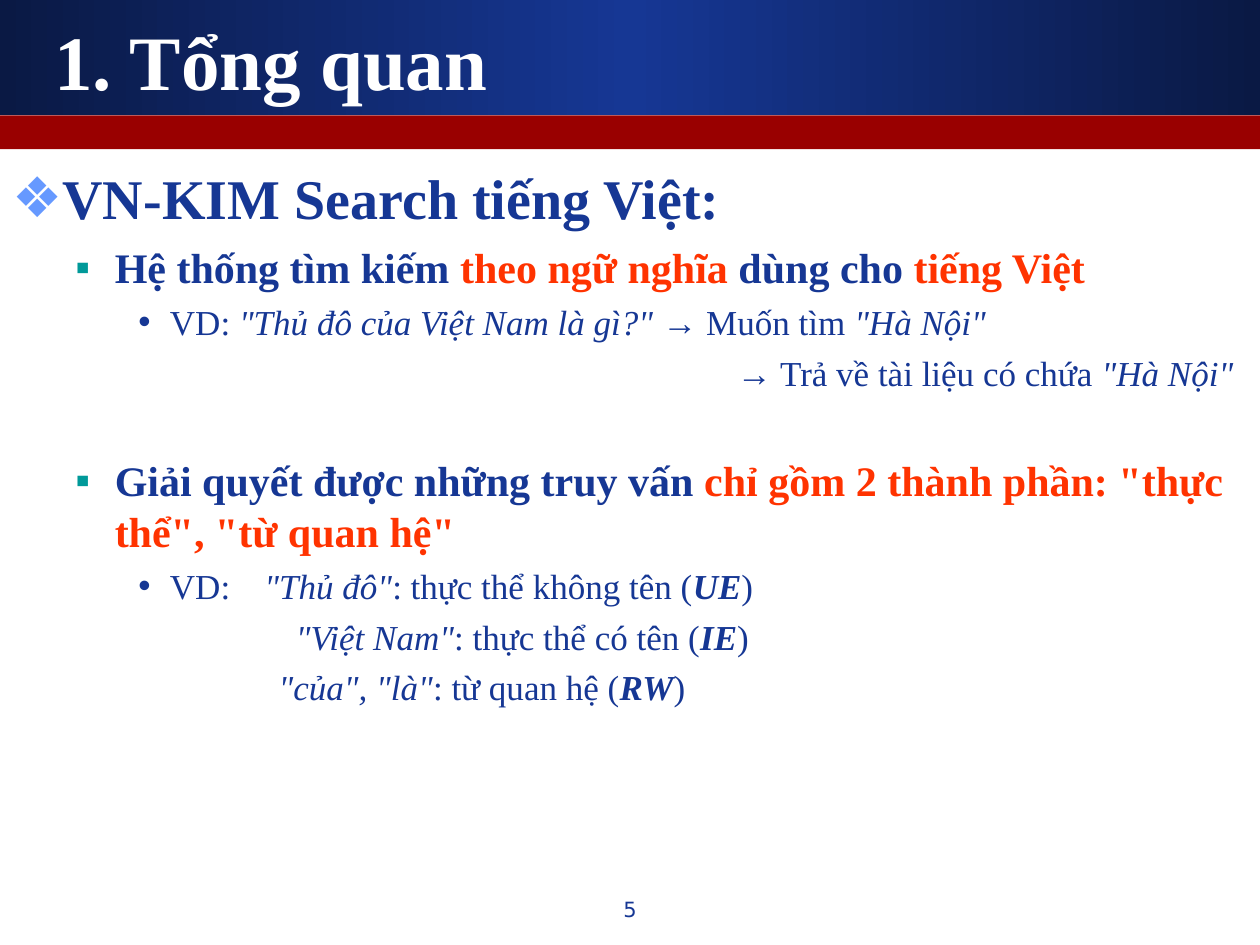
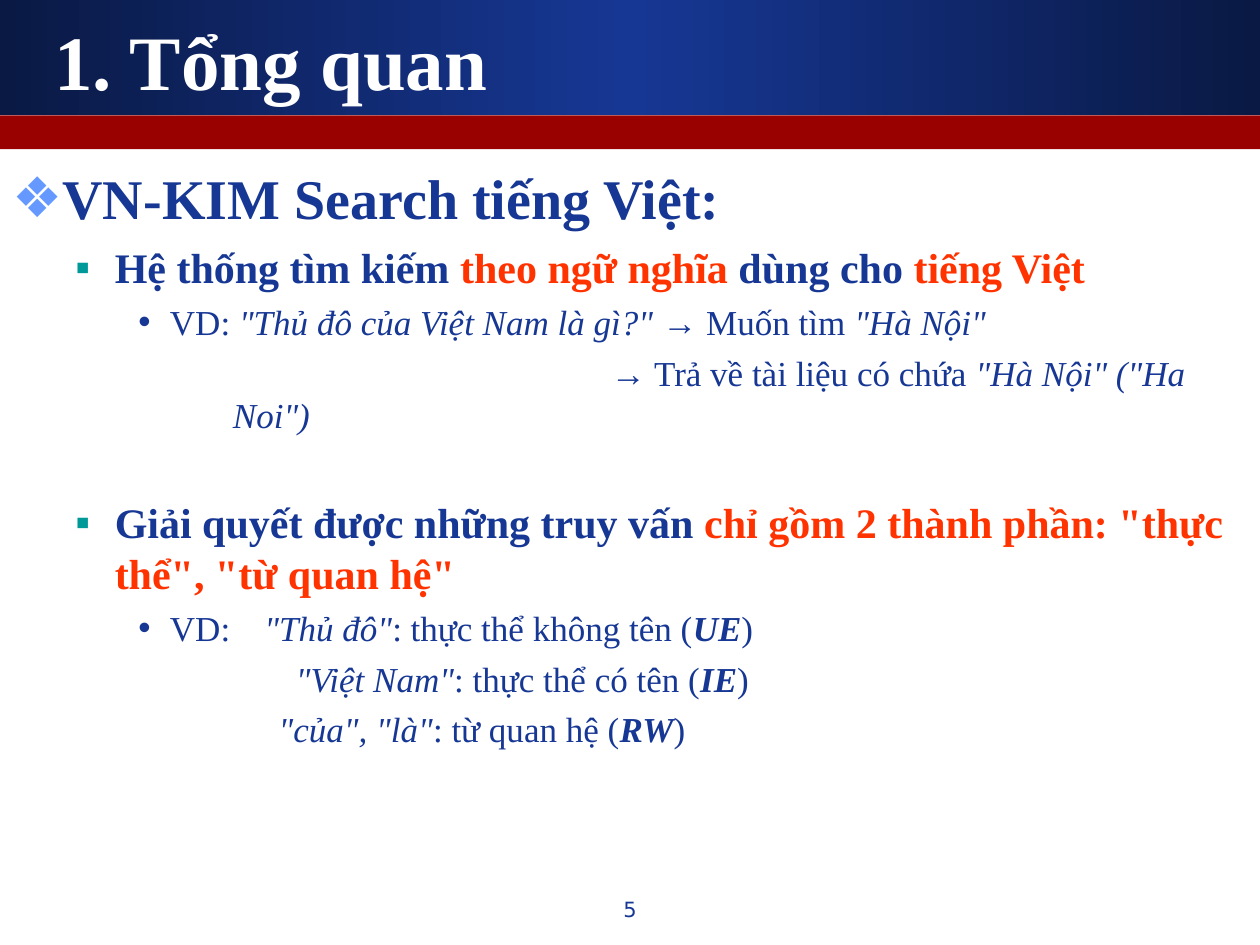
Before and after one commit to leaderwing/kt-kimres, a slide deck: slide 5 of note/[Thesis] Presentation.ppt. Drawn at 1260x945 pixels with LibreOffice and Linux fonts; fonts in the diff are those of the drawing. Boxes give left, top, right and bottom in pixels: in the first picture for what was removed or moved away, otherwise in the second. Text is boxed around its words. In the diff, an @@ line names an element or a change of style, - is before the commit and + after.

```diff
--- a/note/[Thesis] Presentation.ppt
+++ b/note/[Thesis] Presentation.ppt
@@ text at [233,360,1185,435]: text changed @@
-      → Trả về tài liệu có chứa "Hà Nội"
+      → Trả về tài liệu có chứa "Hà Nội" ("Ha Noi")
```
Also in this commit, not shown: 4 other slides changed, 1 slide added.
